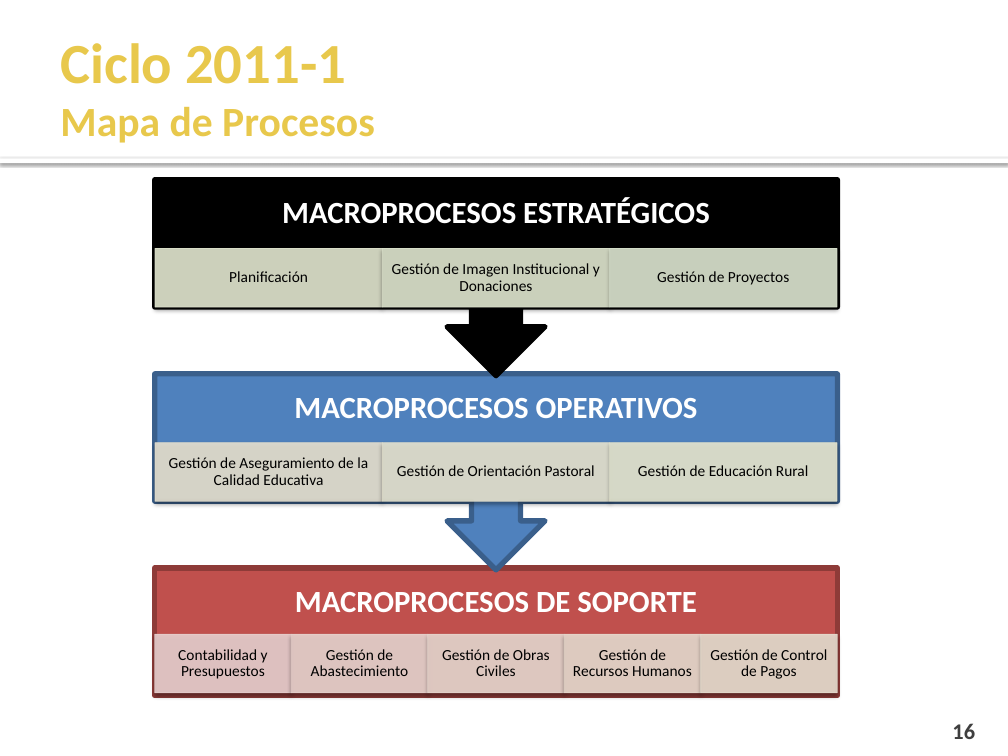
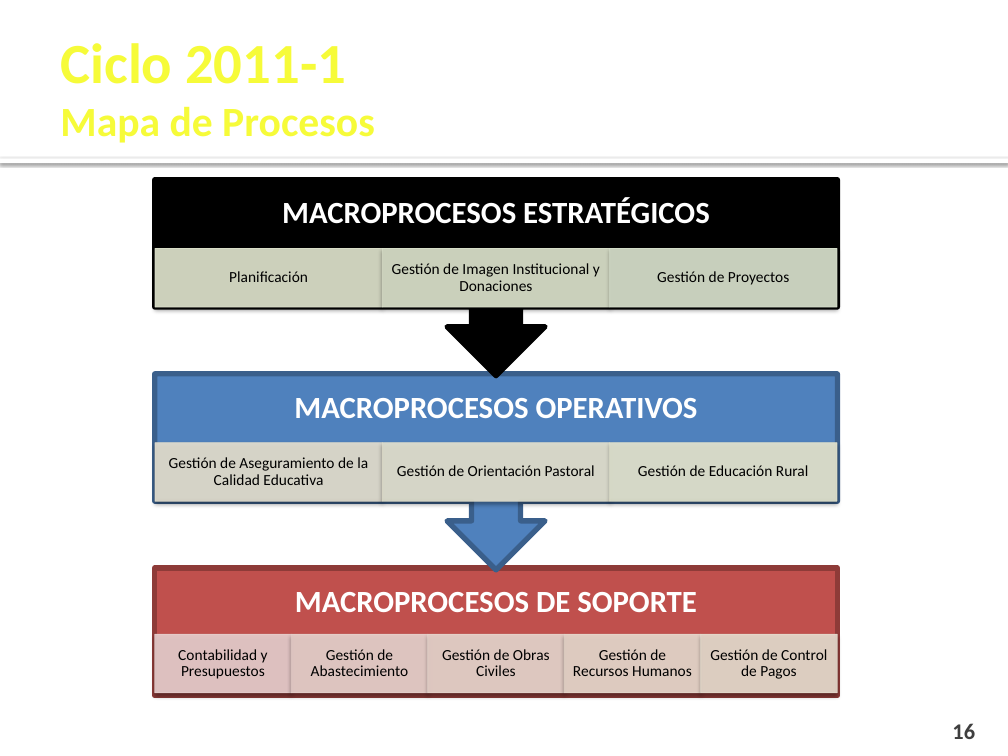
Before and after one commit to cms/proyecto-fya, a slide deck: slide 16 of Presentacion Final Ciclo 2011-1/Presentación Semana 17 Arreglado.pptx. Drawn at 1008x756 pixels with LibreOffice and Linux fonts; fonts in the diff are those of the drawing; background and template pictures are left out. Boxes give left, top, right and bottom in pixels: in the first picture for what was removed or moved away, otherwise in the second. Text is boxed around its words. In the diff, an @@ line names an element or a change of style, - is before the commit and + after.

```diff
--- a/Presentacion Final Ciclo 2011-1/Presentación Semana 17 Arreglado.pptx
+++ b/Presentacion Final Ciclo 2011-1/Presentación Semana 17 Arreglado.pptx
@@ title "Ciclo 2011-1 Mapa de Procesos" at <box>60,43,375,143</box>: text colour #E8C84C to #F6FB39 @@
```
Also in this commit, not shown: 40 other slides changed.
